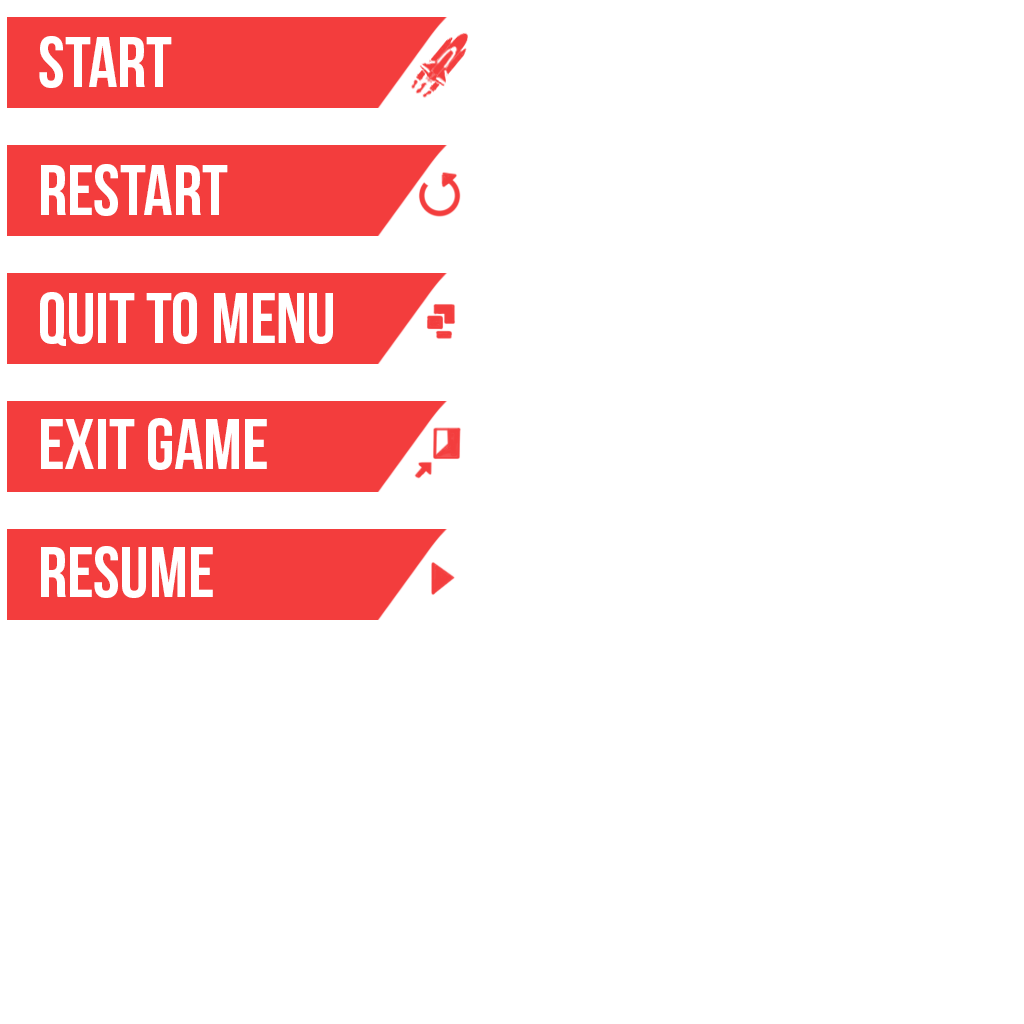
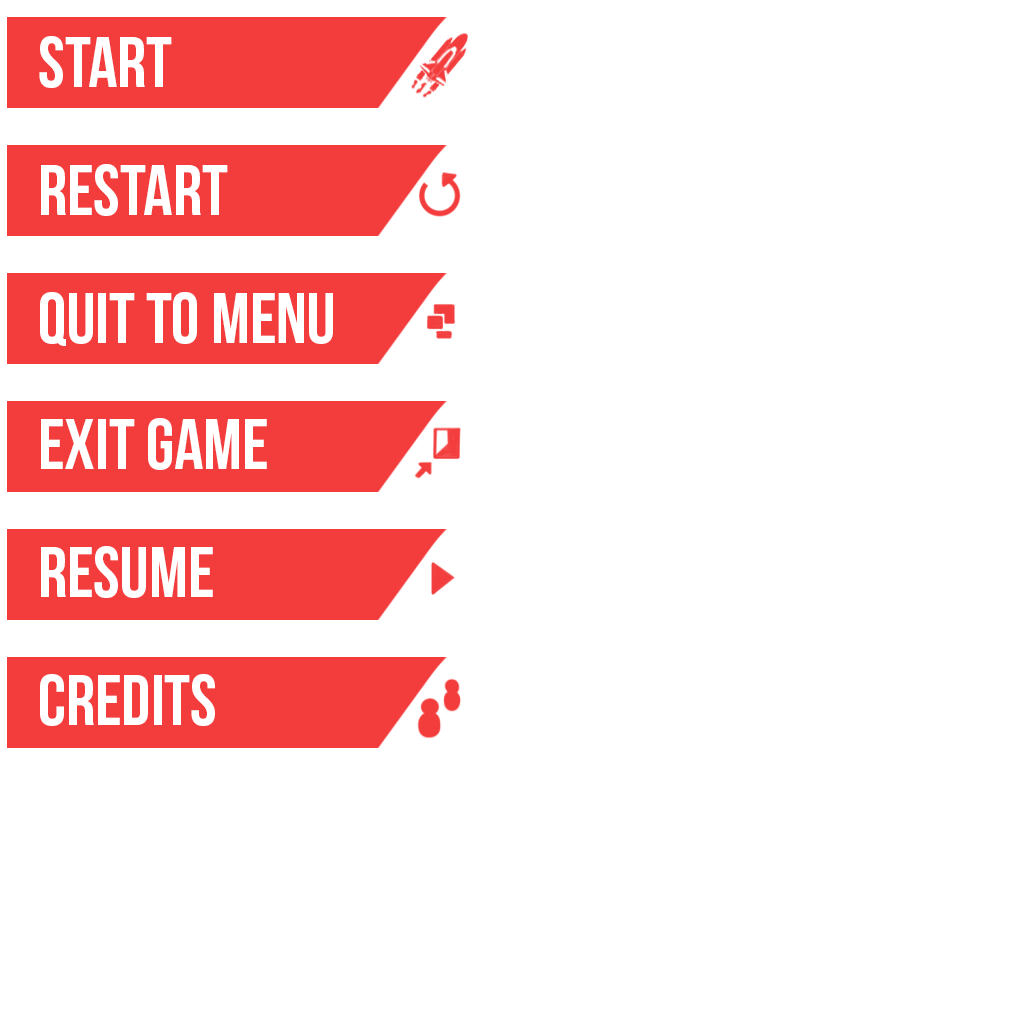
Before/after of a 1024 × 1024 layered artwork. What changed in the layer stack:
added layer "Credits" in group "Group 1" over bbox(40, 674, 215, 726)
added layer "Layer 6" in group "Group 1" over bbox(417, 678, 461, 739)
added layer "Layer 1 copy 5" in group "Group 1" over bbox(7, 657, 461, 748)
